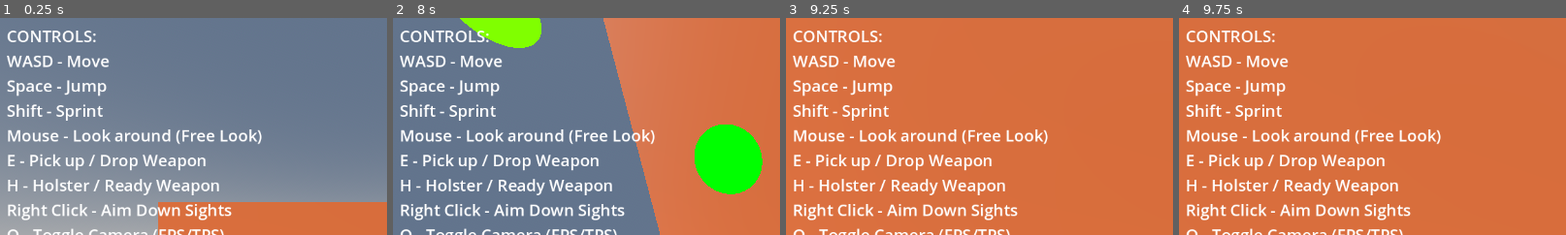
Above: before the commit, frames 1-4 (left to right).
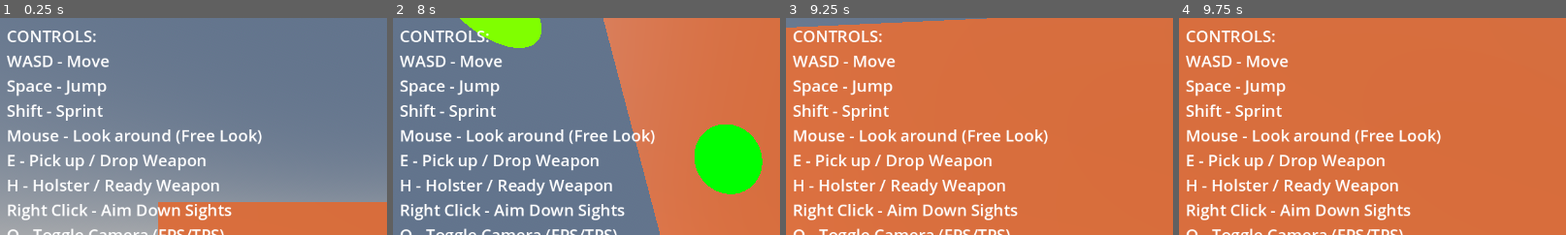
Above: after the commit, the same moments.

Repository: lmf-git/fpsikanimragdoll
Game: Godot game, scene res://world.tscn
Two runs of this game, one before a commit and one after it. Both use one fixed random seed, a clock stepped at 60 frames per second and the inputs below.
Inputs (mouse positions are % of the whole screen's width and height, from its top left):
- Up to frame 1 (0.25 s): no input
- Up to frame 2 (8 s): tap Enter at 0.5 s; move the mouse to (55, 50) at 0.52 s; hold Shift (sprint) 0.53-1.28 s; hold W (move_forward) 0.53-5.78 s; click (55, 50) at 0.67 s; tap Space (jump) at 0.77, 1.52, 3.02, 3.77, 4.52, 6.02, 6.77, 7.52 s; move the mouse to (45, 50) at 1.27 s; tap O (toggle_camera) at 1.35 s; move the mouse to (52, 48) at 2.02 s; hold I (toggle_ik) 2.03-2.78 s; move the mouse to (49, 52) at 2.77 s; tap R (toggle_ragdoll) at 2.85 s; click (49, 52) at 2.92 s; move the mouse to (57, 51) at 3.52 s; tap E at 3.6 s; move the mouse to (42, 49) at 4.27 s; tap Ctrl at 4.35 s; move the mouse to (51, 50) at 5.02 s; tap H at 5.1 s; click (51, 50) at 5.17 s; move the mouse to (46, 48) at 5.77 s; hold D (move_right) 5.78-6.53 s; tap Shift (sprint) at 5.85 s; move the mouse to (55, 50) at 6.52 s; hold O (toggle_camera) 6.53-7.28 s; hold W (move_forward) from 6.53 s (still down); move the mouse to (45, 50) at 7.27 s; tap I (toggle_ik) at 7.35 s; click (45, 50) at 7.42 s
- Up to frame 3 (9.25 s): move the mouse to (52, 48) at 8.02 s; hold R (toggle_ragdoll) 8.03-8.78 s; tap Space (jump) at 8.75, 9.02 s; move the mouse to (49, 52) at 8.77 s; release W (move_forward) at 8.78 s; hold A (move_left) from 8.78 s (still down); tap E at 8.85 s
- Up to frame 4 (9.75 s): move the mouse to (57, 51) at 9.52 s; release A (move_left) at 9.53 s; hold W (move_forward) from 9.53 s (still down); hold Ctrl from 9.53 s (still down); click (57, 51) at 9.67 s
The pictures show only the part of the screen within x 0-50%, y 0-50%; the shares and areas given below are measured in that part.

Frames 1-2 are identical in both runs. In frame 3, 1.2% of the frame differs, in the area x 0-52%, y 0-5%; in frame 4, less than 0.1%.
Error in both runs: Invalid operands 'Basis' and 'Nil' in operator 'unary-'. (res://character_controller.gd:2197)

Commit message:
Fix recoil direction to kick upward and resolve variable shadowing
Recoil direction fix:
- Changed recoil_rotation from Vector3(-5.0, 0.0, 0.0) to Vector3(5.0, 0.0, 0.0)
- Positive pitch makes camera look up (correct gun recoil behavior)
- Negative pitch was making camera look down (wrong)

Variable shadowing fix:
- Removed 'var' keyword from right_upper_arm_ik creation
- Was shadowing the @export variable declared at line 65
- Now correctly assigns to the exported variable

Null reference fix:
- Added null check for equipped_weapon.main_grip before accessing position
- Weapon rotation applied regardless of grip point existence
- Fallback to Vector3.ZERO if no grip point defined

Result: Gun kicks up when shooting, no more warnings or errors

Diff:
--- a/character_controller.gd
+++ b/character_controller.gd
@@ -106,7 +106,7 @@
 var current_sway: Vector3 = Vector3.ZERO  # Current sway offset
 
 # Weapon recoil
-@export var recoil_rotation: Vector3 = Vector3(-5.0, 0.0, 0.0)  # Rotation recoil in degrees (pitch, yaw, roll)
+@export var recoil_rotation: Vector3 = Vector3(5.0, 0.0, 0.0)  # Rotation recoil in degrees (pitch up, yaw, roll)
 @export var recoil_position: Vector3 = Vector3(0.0, 0.0, 0.05)  # Position recoil (backward push)
 @export var recoil_recovery_speed: float = 10.0  # How fast recoil returns to normal
 var current_recoil_rotation: Vector3 = Vector3.ZERO  # Current recoil rotation offset
@@ -411,7 +411,7 @@
 		ik_targets_node.add_child(right_upper_arm_target)
 		print("Created RightUpperArmTarget")
 
-	var right_upper_arm_ik = SkeletonIK3D.new()
+	right_upper_arm_ik = SkeletonIK3D.new()
 	right_upper_arm_ik.name = "RightUpperArmIK"
 	right_upper_arm_ik.root_bone = "characters3d.com___R_Shoulder"
 	right_upper_arm_ik.tip_bone = "characters3d.com___R_Upper_Arm"
@@ -2183,18 +2183,21 @@
 
 	# The weapon is parented to hand bone via BoneAttachment3D
 	# We need to rotate it so it points forward when hand is in pistol grip pose
+
+	# Rotate weapon so barrel points forward when hand is in grip orientation
+	# Hand is rotated for pistol grip, so weapon needs counter-rotation
+	# Rotate -90° around local Y axis to make weapon point forward
+	var weapon_rotation = Basis()
+	weapon_rotation = weapon_rotation.rotated(Vector3.UP, deg_to_rad(-90))
+	equipped_weapon.transform.basis = weapon_rotation
+
+	# Set local position so grip aligns with hand bone origin (if grip point exists)
 	if equipped_weapon.main_grip:
-		# Rotate weapon so barrel points forward when hand is in grip orientation
-		# Hand is rotated for pistol grip, so weapon needs counter-rotation
-		# Rotate -90° around local Y axis to make weapon point forward
-		var weapon_rotation = Basis()
-		weapon_rotation = weapon_rotation.rotated(Vector3.UP, deg_to_rad(-90))
-
-		# Set local position so grip aligns with hand bone origin
 		var grip_local_pos = equipped_weapon.main_grip.position
-
-		equipped_weapon.transform.basis = weapon_rotation
 		equipped_weapon.transform.origin = -weapon_rotation * grip_local_pos
+	else:
+		# No grip point - use weapon origin
+		equipped_weapon.transform.origin = Vector3.ZERO
 
 func _process(_delta):
 	# WEAPON UPDATE ORDER - CRITICAL for proper IK-based positioning:
